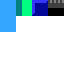
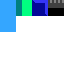
Before/after of a (64, 64) layered artwork. What changed in the layer stack:
painted on "Layer 5" over 32, 0, 48, 16
